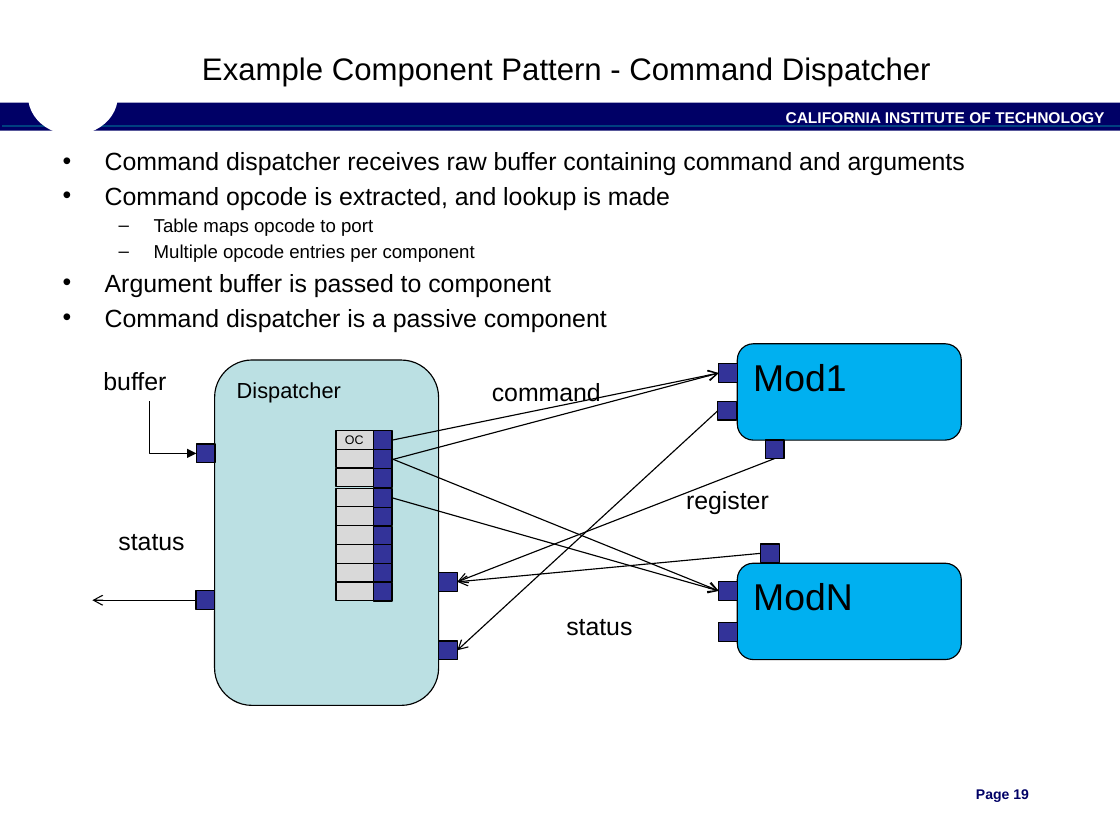
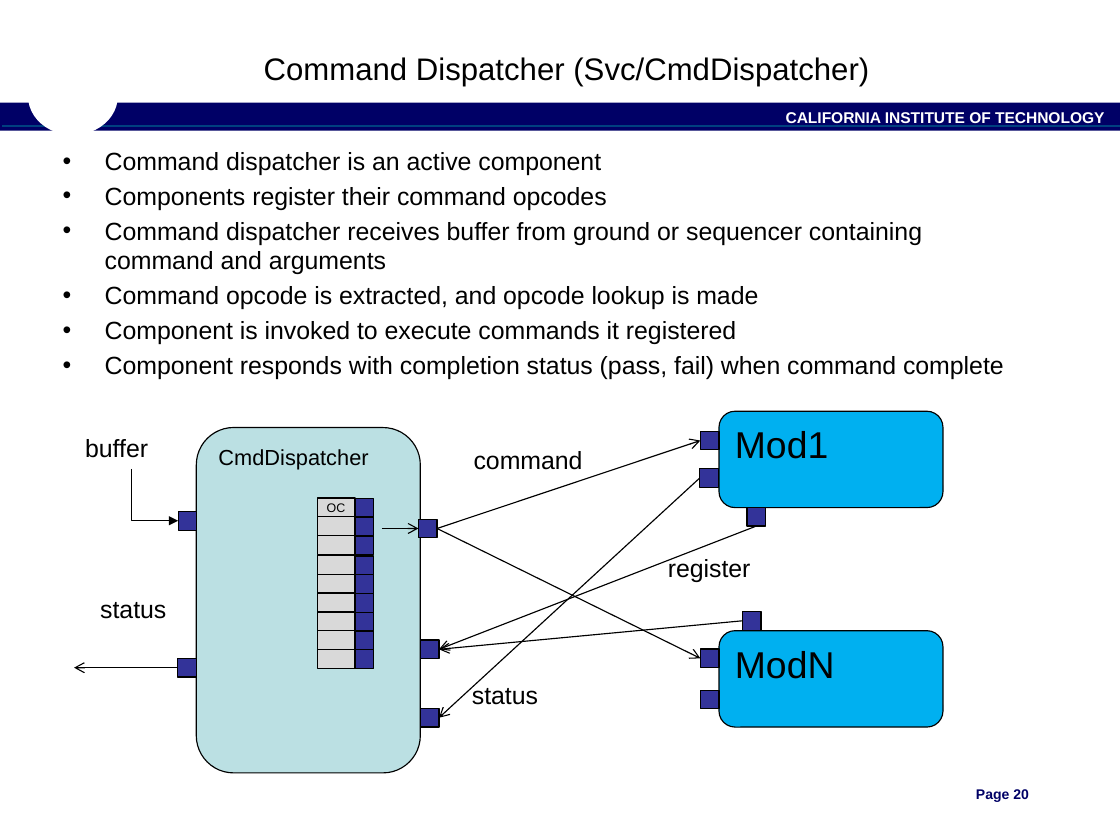
Before and after one commit to nasa/fprime, a slide deck: slide 20 of docs/Architecture/FPrimeSoftwareArchitecture.pptx (slide 19 before the commit). Drawn at 1120x840 pixels with LibreOffice and Linux fonts; fonts in the diff are those of the drawing; background and template pictures are left out. Boxes give left, top, right and bottom in pixels: in the first picture for what was removed or moved away, otherwise in the second. Text is boxed around its words. In the diff, an @@ line names an element or a change of style, - is before the commit and + after.

```diff
--- a/docs/Architecture/FPrimeSoftwareArchitecture.pptx
+++ b/docs/Architecture/FPrimeSoftwareArchitecture.pptx
@@ title at (x1=264, y1=57, x2=869, y2=87): text changed @@
-Example Component Pattern - Command Dispatcher
+Command Dispatcher (Svc/CmdDispatcher)
@@ text at (x1=105, y1=152, x2=1004, y2=379): text changed @@
-• Command dispatcher receives raw buffer containing command and arguments
-• Command opcode is extracted, and lookup is made
-  – Table maps opcode to port
-  – Multiple opcode entries per component
-• Argument buffer is passed to component
-• Command dispatcher is a passive component
+• Command dispatcher is an active component
+• Components register their command opcodes
+• Command dispatcher receives buffer from ground or sequencer containing command and arguments
+• Command opcode is extracted, and opcode lookup is made
+• Component is invoked to execute commands it registered
+• Component responds with completion status (pass, fail) when command complete
@@ arrow removed from (392, 459) to (719, 373) @@
@@ 6 rectangles, 2 rounded rectangles, 2 texts, 2 arrows moved together from (x1=103, y1=344, x2=961, y2=706) to (x1=85, y1=411, x2=943, y2=773) @@
@@ text in rounded rectangle at (x1=218, y1=449, x2=368, y2=470): text changed @@
-Dispatcher
+CmdDispatcher
@@ arrow moved from (392, 440) - (719, 373) to (437, 529) - (700, 440) @@
@@ text "command" rewrapped from (x1=492, y1=383, x2=601, y2=407) to (x1=474, y1=451, x2=583, y2=470) @@
@@ 21 rectangles, 2 texts, 2 arrows, 1 rounded rectangle, 1 elbow arrow moved together from (x1=92, y1=401, x2=961, y2=660) to (x1=74, y1=469, x2=943, y2=728) @@
@@ arrow removed from (392, 497) to (719, 591) @@
@@ arrow added from (382, 529) to (419, 529), #000000 0.75 pt @@
@@ rectangle added at (x1=419, y1=520, x2=438, y2=539), fill #333399, outline #000000 0.75 pt @@
@@ arrow moved from (392, 459) - (719, 591) to (437, 529) - (700, 659) @@
@@ rectangle moved from (x1=760, y1=544, x2=780, y2=563) to (x1=743, y1=612, x2=762, y2=631) @@
@@ text "status" rewrapped from (x1=566, y1=619, x2=632, y2=636) to (x1=472, y1=684, x2=538, y2=705) @@
@@ page number at (x1=976, y1=789, x2=1029, y2=802): text changed @@
-Page 19
+Page 20
```
Also in this commit, not shown: 20 other slides changed, 7 slides added.
